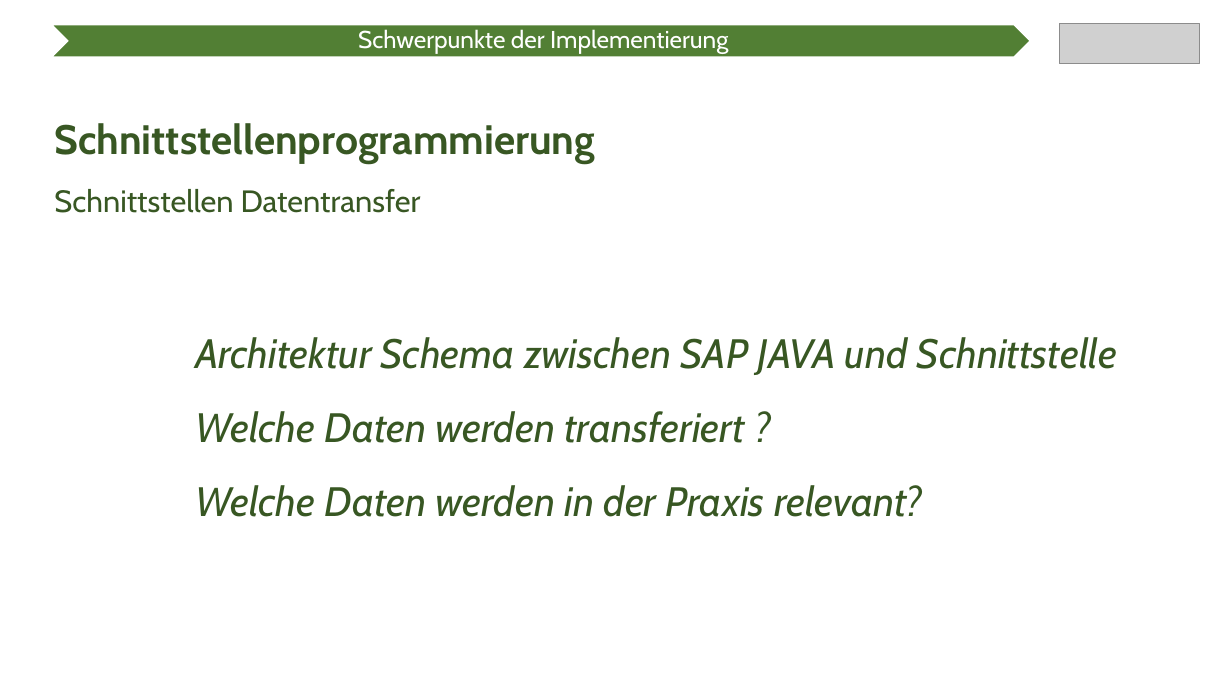
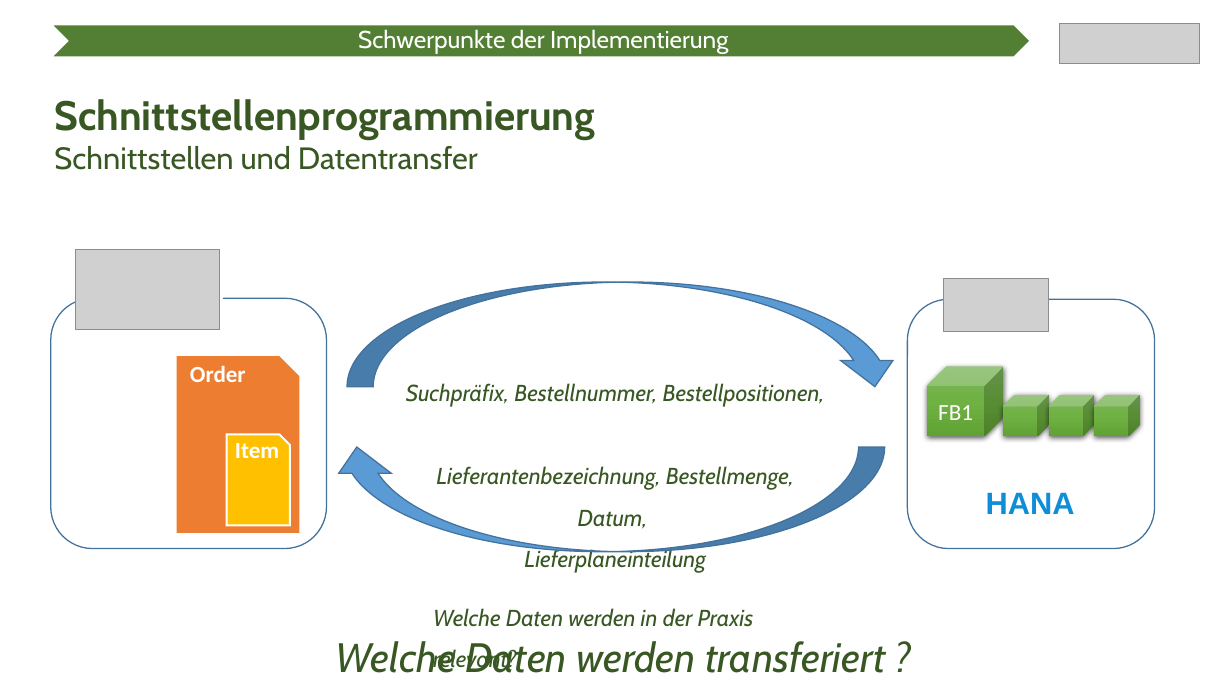
Before and after one commit to Ratoh/SAPLEXA, a slide deck: slide 14 of CavallaroAngelo/Präsentation Wahlmodulvorstellung/SAPlexa Präsentation.pptx (slide 15 before the commit). Drawn at 1232x693 pixels with LibreOffice and Linux fonts; fonts in the diff are those of the drawing; grey boxes stand for pictures. Boxes give left, top, right and bottom in pixels: in the first picture for what was removed or moved away, otherwise in the second. Text is boxed around its words. In the diff, an @@ line names an element or a change of style, - is before the commit and + after.

```diff
--- a/CavallaroAngelo/Präsentation Wahlmodulvorstellung/SAPlexa Präsentation.pptx
+++ b/CavallaroAngelo/Präsentation Wahlmodulvorstellung/SAPlexa Präsentation.pptx
@@ text at bbox=[54, 99, 595, 170]: text changed; size 32 to 24 pt; bold off @@
-Schnittstellenprogrammierung
-Schnittstellen Datentransfer
+Schnittstellenprogrammierung
+Schnittstellen und Datentransfer
@@ picture added at bbox=[76, 250, 220, 331] @@
@@ rounded rectangle added at bbox=[51, 299, 326, 549], outline #43739E 1 pt @@
@@ rectangle added at bbox=[76, 279, 223, 356], fill #FFFFFF, outline #FFFFFF 1 pt @@
@@ curved down arrow added at bbox=[348, 282, 902, 386], fill #5B9BD5, outline #43739E 1 pt @@
@@ text added at bbox=[406, 383, 825, 573], 18 pt, text #385723, italic @@
+Suchpräfix, Bestellnummer, Bestellpositionen,
+Lieferantenbezeichnung, Bestellmenge, Datum,
+Lieferplaneinteilung
@@ group added at bbox=[176, 355, 300, 534]: 2 snip rects, 2 texts @@
+Order
+Item
@@ curved down arrow added at bbox=[331, 447, 885, 552], fill #5B9BD5, outline #43739E 1 pt @@
@@ group added at bbox=[908, 279, 1155, 549]: 4 cubes, 1 rounded rectangle, 1 picture, 1 text @@
+FB1
+HANA
@@ text added at bbox=[433, 608, 754, 673], 18 pt, text #385723, italic @@
+Welche Daten werden in der Praxis relevant?
@@ text at bbox=[336, 641, 885, 673]: text changed @@
-Architektur Schema zwischen SAP JAVA und Schnittstelle
-Welche Daten werden transferiert ?
-Welche Daten werden in der Praxis relevant?
+Welche Daten werden transferiert ?
```
Also in this commit, not shown: 14 other slides changed, 2 slides added, 3 slides removed.
